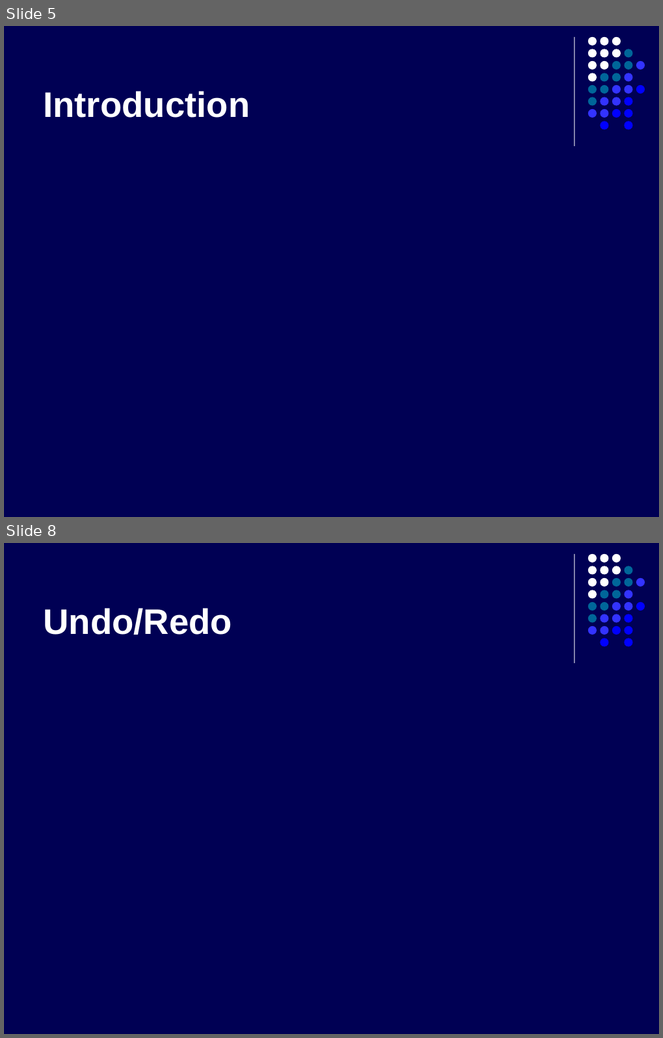
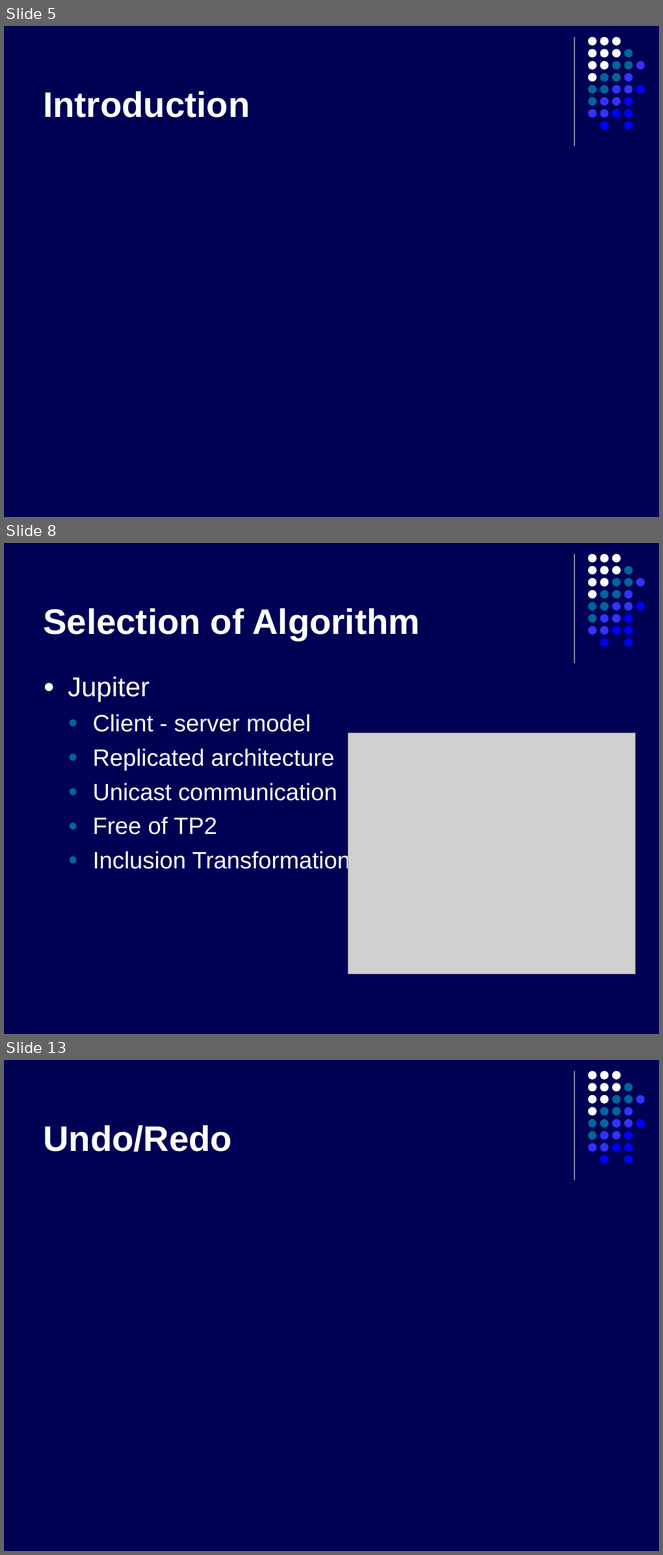
Before and after one commit to kyanha/ace, a slide deck: ace/trunk/doc/presentation/presentation.ppt. Shown one above the other, each under a label of ours: slides 5 and 8 before the commit, slides 5, 8 and 13 after it; the slides between them are not shown. The pictures are 663x1038 and 663x1555 pixels, drawn with LibreOffice and Linux fonts; fonts in the diff are those of the drawing; grey boxes stand for pictures. Boxes give left, top, right and bottom in pixels: in the first picture for what was removed or moved away, otherwise in the second. Text is boxed around its words. In the diff, an @@ line names an element or a change of style, - is before the commit and + after.

```diff
--- a/ace/trunk/doc/presentation/presentation.ppt
+++ b/ace/trunk/doc/presentation/presentation.ppt
@@ slide 8 added at (4, 543, 659, 1034), background #000054; not listed: 32 template elements that a slide beside it also shows @@
@@ title added at (43, 608, 421, 641), 39 pt, text #FFFFFF, bold @@
+Selection of Algorithm
@@ text added at (68, 676, 350, 874), 26 pt, text #FFFFFF @@
+● Jupiter
+  ● Client - server model
+  ● Replicated architecture
+  ● Unicast communication
+  ● Free of TP2
+  ● Inclusion Transformation
@@ picture added at (348, 733, 636, 974) @@
@@ what was slide 8 is now slide 13 @@
```
Also in this commit, not shown: 1 slide changed, 5 other slides added, 1 slide removed.
